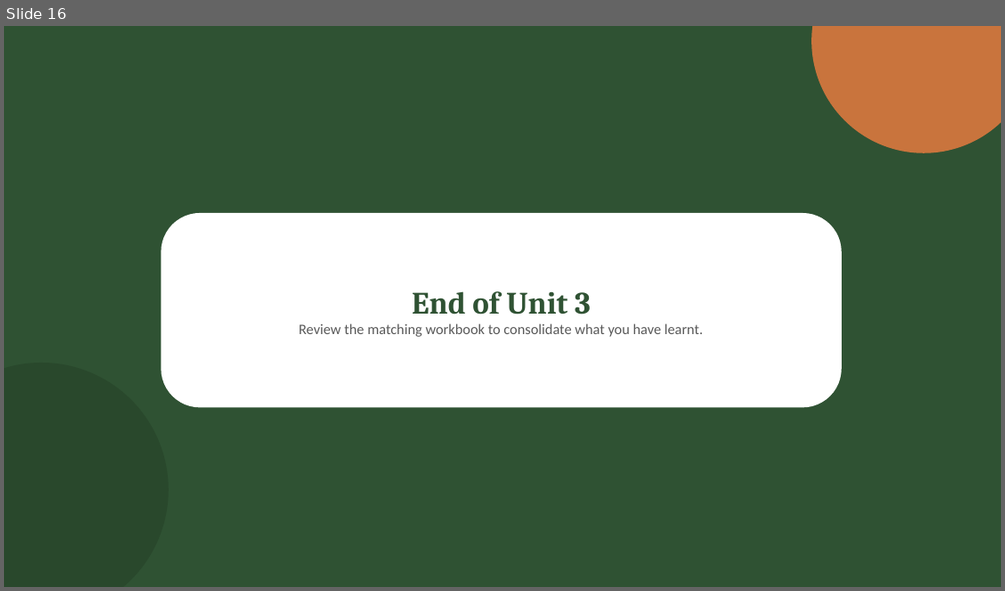
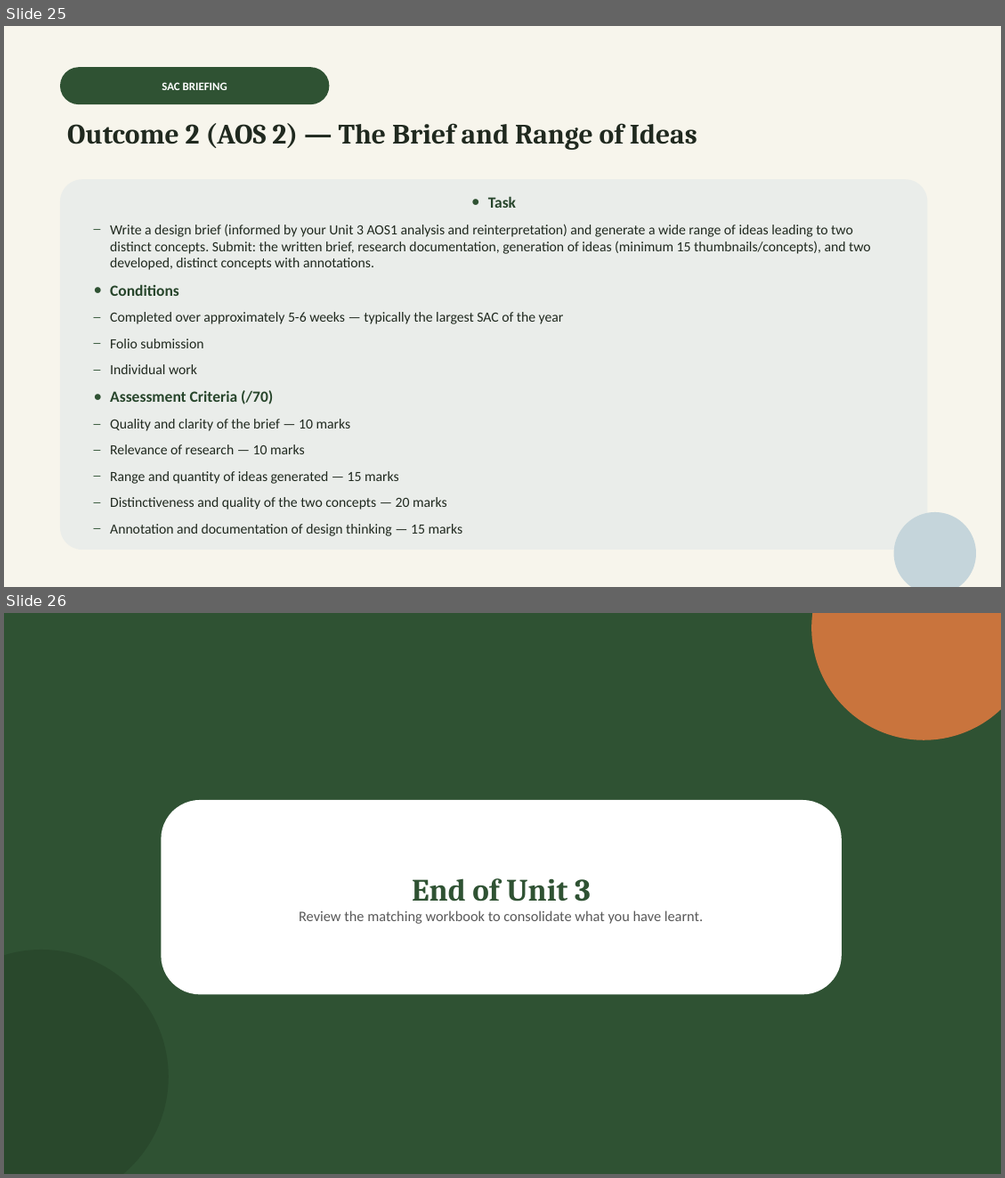
Before and after one commit to melodywyc0710/chuck, a slide deck: teaching-materials/vcd-vce/powerpoint/Unit3-Reconceptualisation-and-Reinvention.pptx. Shown one above the other, each under a label of ours: slide 16 before the commit, slides 25 and 26 after it. The pictures are 1005x591 and 1005x1178 pixels, drawn with LibreOffice and Linux fonts; fonts in the diff are those of the drawing. Boxes give left, top, right and bottom in pixels: in the first picture for what was removed or moved away, otherwise in the second. Text is boxed around its words. In the diff, an @@ line names an element or a change of style, - is before the commit and + after.

```diff
--- a/teaching-materials/vcd-vce/powerpoint/Unit3-Reconceptualisation-and-Reinvention.pptx
+++ b/teaching-materials/vcd-vce/powerpoint/Unit3-Reconceptualisation-and-Reinvention.pptx
@@ slide 25 added at (4,26,1001,587), background #F7F5EC @@
@@ rounded rectangle added at (60,67,329,104), fill #2F5233, 11 pt, text #FFFFFF, bold @@
+SAC BRIEFING
@@ text added at (67,123,697,150), 27 pt, text #20291F, bold @@
+Outcome 2 (AOS 2) — The Brief and Range of Ideas
@@ rounded rectangle added at (60,179,928,549), fill #EAEDEA, 13.5 pt, text #20291F @@
+● Task
+– Write a design brief (informed by your Unit 3 AOS1 analysis and reinterpretation) and generate a wide range of ideas leading to two distinct concepts. Submit: the written brief, research documentation, generation of ideas (minimum 15 thumbnails/concepts), and two developed, distinct concepts with annotations.
+● Conditions
+– Completed over approximately 5-6 weeks — typically the largest SAC of the year
+– Folio submission
+– Individual work
+● Assessment Criteria (/70)
+– Quality and clarity of the brief — 10 marks
+– Relevance of research — 10 marks
+– Range and quantity of ideas generated — 15 marks
+– Distinctiveness and quality of the two concepts — 20 marks
+– Annotation and documentation of design thinking — 15 marks
@@ ellipse added at (894,512,976,587), fill #C5D5DB @@
@@ what was slide 16 is now slide 26 @@
```
Also in this commit, not shown: 9 other slides added, 4 other files.
